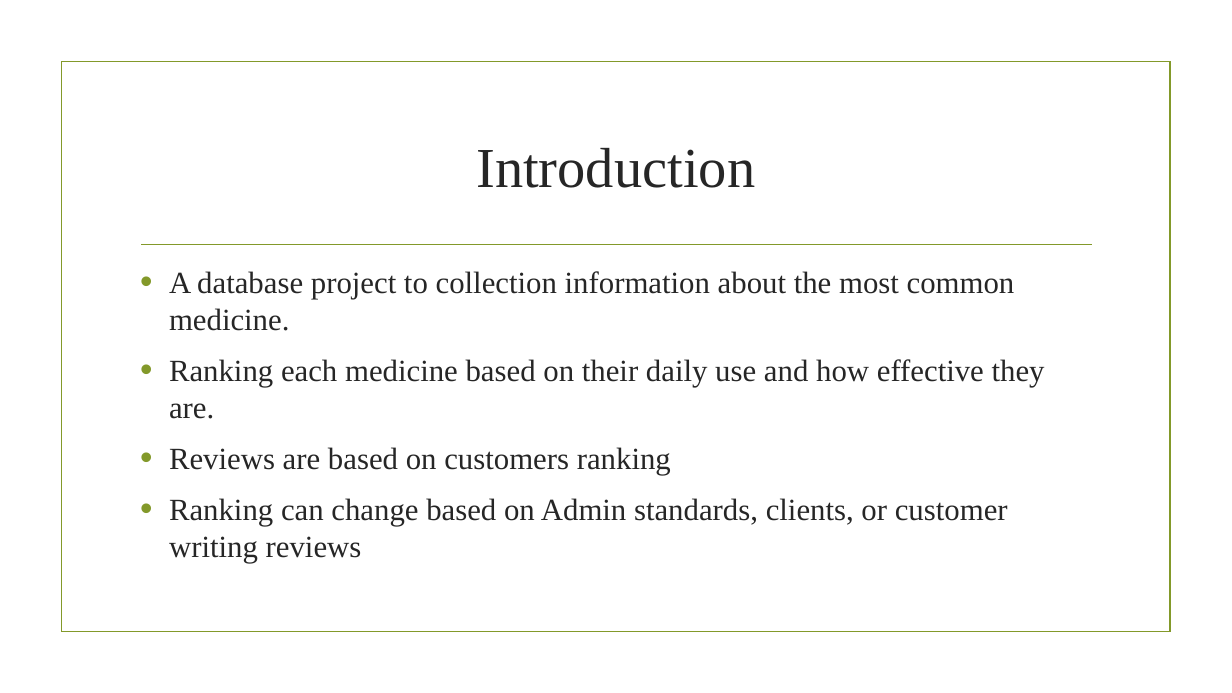
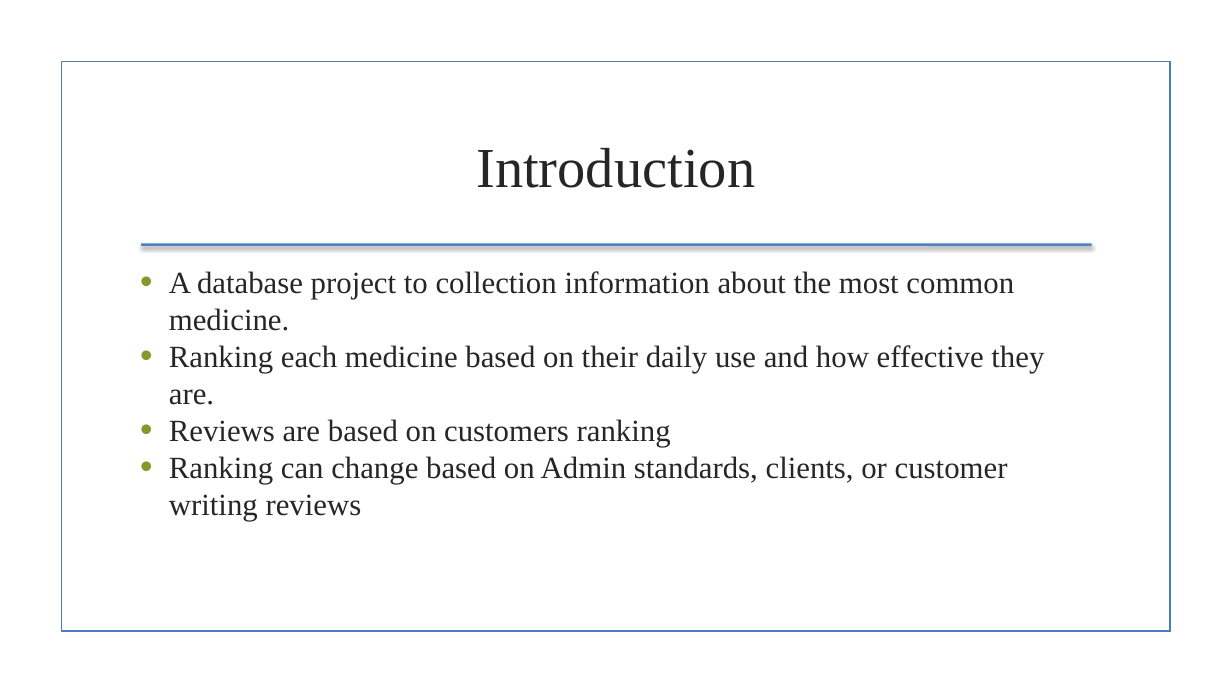
Before and after one commit to jensenj5/DB, a slide deck: slide 2 of Medication recommendation.pptx. Drawn at 1232x693 pixels with LibreOffice and Linux fonts; fonts in the diff are those of the drawing; background and template pictures are left out. Boxes give left, top, right and bottom in pixels: in the first picture for what was removed or moved away, otherwise in the second. Text is boxed around its words. In the diff, an @@ line names an element or a change of style, - is before the commit and + after.

```diff
--- a/Medication recommendation.pptx
+++ b/Medication recommendation.pptx
@@ rectangle at (61, 62, 1170, 632): outline #83992A 1.25 pt to #4B7EBC 1.25 pt @@
@@ text "A database project to collection ..." at (169, 271, 1044, 521): less space between paragraphs @@
@@ line (141, 245) - (1092, 245): stroke #83992A 1.25 pt to #4F81BD 2 pt @@
```
Also in this commit, not shown: 6 other slides changed, 3 slides removed, 27 other files.
